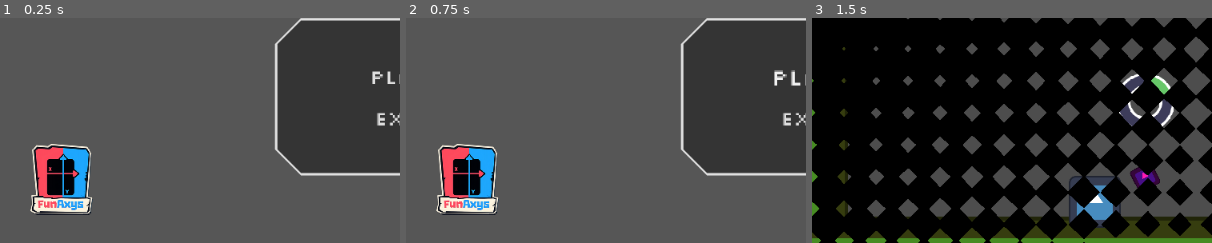
Above: before the commit, frames 1-3 (left to right).
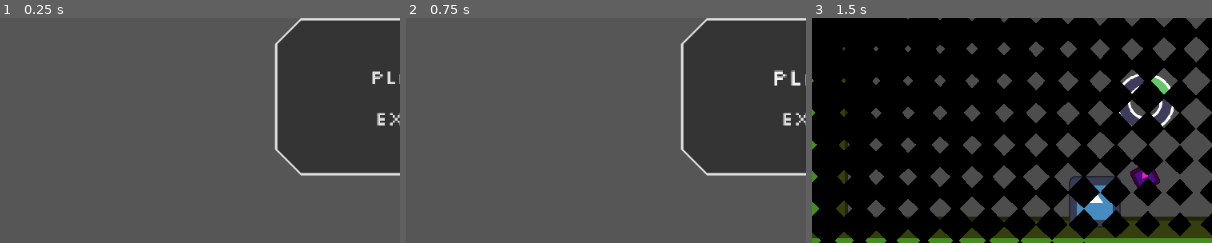
Above: after the commit, the same moments.

Repository: Juawo/hammer-game
Game: Godot game, scene res://scenes/Ui/main_menu.tscn
The game is run twice, just before and just after one commit, with the same random seed, the same clock (stepped at 60 frames per second) and the same inputs. The engine's default icon, where the game draws it, is replaced by a stand-in: a white triangle on a blue panel in a dark square. Sound files missing from this copy of the repository are replaced by a short silence.
Inputs (mouse positions are % of the whole screen's width and height, from its top left):
- Up to frame 1 (0.25 s): no input
- Up to frame 2 (0.75 s): click "PLAY" at 0.5 s
- Up to frame 3 (1.5 s): tap Enter at 1.25 s; move the mouse to (72, 45) at 1.27 s; press the mouse at (72, 45) at 1.28 s; hold D (right) from 1.28 s (still down)
The pictures show only the part of the screen within x 0-50%, y 50-100%; the shares and areas given below are measured in that part.

The runs differ from the first frame. In frame 1, 4.3% of the frame differs, in the area x 7-24%, y 56-88%; in frame 2, 4.3%; in frame 3, nothing differs.

Commit message:
Add sound effects and music to various game elements

Diff:
--- a/scenes/Enemies/enemy_shooter.tscn
+++ b/scenes/Enemies/enemy_shooter.tscn
@@ -3,6 +3,7 @@
 [ext_resource type="Script" uid="uid://bodyyiis5c67k" path="res://scripts/Enemies/enemy_shooter.gd" id="1_4uixn"]
 [ext_resource type="Texture2D" uid="uid://cvcyuf028h1f" path="res://icon.svg" id="2_83hif"]
 [ext_resource type="PackedScene" uid="uid://r04tfpinw5mt" path="res://scenes/hitbox.tscn" id="3_83hif"]
+[ext_resource type="AudioStream" uid="uid://hta2vyj2jwps" path="res://assets/audio/SFX/enemy2_shoot.wav" id="5_75uos"]
 
 [sub_resource type="RectangleShape2D" id="RectangleShape2D_04dxk"]
 size = Vector2(120, 107.19271)
@@ -50,6 +51,10 @@
 shape = SubResource("RectangleShape2D_y00xt")
 debug_color = Color(0.64262533, 0.40566707, 0.85104734, 0.41960785)
 
+[node name="ShootSFX" type="AudioStreamPlayer2D" parent="." unique_id=599855090]
+stream = ExtResource("5_75uos")
+area_mask = 240
+
 [connection signal="timeout" from="shoot_timer" to="." method="_on_shoot_timer_timeout"]
 [connection signal="body_entered" from="shoot_area" to="." method="_on_shoot_area_body_entered"]
 [connection signal="body_exited" from="shoot_area" to="." method="_on_shoot_area_body_exited"]
--- a/scenes/Hammer/hammer_pivot.tscn
+++ b/scenes/Hammer/hammer_pivot.tscn
@@ -4,6 +4,8 @@
 [ext_resource type="Texture2D" uid="uid://cvcyuf028h1f" path="res://icon.svg" id="2_cbcvn"]
 [ext_resource type="Texture2D" uid="uid://nhnoa8xmqvk" path="res://assets/ui/progress.png" id="3_prrad"]
 [ext_resource type="Texture2D" uid="uid://8h0qnb5ryddb" path="res://assets/ui/outline.png" id="4_pkpup"]
+[ext_resource type="AudioStream" uid="uid://bwu2wkb34peod" path="res://assets/audio/SFX/hammer_charging.ogg" id="5_16kqp"]
+[ext_resource type="AudioStream" uid="uid://bo6wccrckgb2i" path="res://assets/audio/SFX/hammer_hit.wav" id="6_2v80n"]
 
 [sub_resource type="RectangleShape2D" id="RectangleShape2D_04dxk"]
 size = Vector2(128.5, 109)
@@ -42,3 +44,12 @@
 shape = SubResource("RectangleShape2D_04dxk")
 
 [node name="RayCast2D" type="RayCast2D" parent="." unique_id=1413554373]
+
+[node name="ChargingSFX" type="AudioStreamPlayer2D" parent="." unique_id=2132341251]
+stream = ExtResource("5_16kqp")
+bus = &"SFX"
+
+[node name="HitSFX" type="AudioStreamPlayer2D" parent="." unique_id=968814493]
+stream = ExtResource("6_2v80n")
+volume_db = -2.499
+bus = &"SFX"
--- a/scenes/Player/player.tscn
+++ b/scenes/Player/player.tscn
@@ -3,6 +3,9 @@
 [ext_resource type="Script" uid="uid://vhf8hmwv80g2" path="res://scripts/Player/player.gd" id="1_1kbk7"]
 [ext_resource type="Texture2D" uid="uid://cvcyuf028h1f" path="res://icon.svg" id="1_cyojo"]
 [ext_resource type="PackedScene" uid="uid://b5jyjscbe2oqg" path="res://scenes/Hammer/hammer_pivot.tscn" id="3_gqjuk"]
+[ext_resource type="AudioStream" uid="uid://djdrp3qdgev27" path="res://assets/audio/SFX/player_jump.wav" id="4_hvfru"]
+[ext_resource type="AudioStream" uid="uid://bn0r8p8wbkmfy" path="res://assets/audio/SFX/player_hurt.mp3" id="4_uiqp4"]
+[ext_resource type="AudioStream" uid="uid://40ckado4qm6h" path="res://assets/audio/SFX/player_death.wav" id="5_hvfru"]
 
 [sub_resource type="CapsuleShape2D" id="CapsuleShape2D_04dxk"]
 radius = 40.0
@@ -38,4 +41,19 @@
 [node name="HammerPivot2" parent="HammerPivot" unique_id=144081329 instance=ExtResource("3_gqjuk")]
 position = Vector2(0, 1)
 
+[node name="JumpSFX" type="AudioStreamPlayer2D" parent="." unique_id=1250624226]
+stream = ExtResource("4_hvfru")
+volume_db = -5.094
+bus = &"SFX"
+
+[node name="HurtSFX" type="AudioStreamPlayer2D" parent="." unique_id=1112979119]
+stream = ExtResource("4_uiqp4")
+volume_db = -10.046
+bus = &"SFX"
+
+[node name="DeathSFX" type="AudioStreamPlayer2D" parent="." unique_id=688386445]
+stream = ExtResource("5_hvfru")
+volume_db = -11.603
+bus = &"SFX"
+
 [connection signal="area_entered" from="hurtbox" to="." method="_on_hurtbox_area_entered"]
--- a/scenes/Ui/finish_game.tscn
+++ b/scenes/Ui/finish_game.tscn
@@ -4,6 +4,7 @@
 [ext_resource type="FontFile" uid="uid://8m5i3kgsh0vv" path="res://assets/ui/fonts/Silkscreen/Silkscreen-Bold.ttf" id="2_nlppt"]
 [ext_resource type="FontFile" uid="uid://brvvr62vlc34w" path="res://assets/ui/fonts/Silkscreen/Silkscreen-Regular.ttf" id="3_b6fli"]
 [ext_resource type="PackedScene" uid="uid://fvsdynmt1ymd" path="res://scenes/Ui/button_option_base.tscn" id="4_b6fli"]
+[ext_resource type="AudioStream" uid="uid://6j0orkyyybjm" path="res://assets/audio/SFX/UI_count.wav" id="5_b5vrx"]
 
 [sub_resource type="StyleBoxFlat" id="StyleBoxFlat_fwrrl"]
 bg_color = Color(0.13812661, 0.13812664, 0.13812658, 1)
@@ -127,4 +128,8 @@
 theme_override_font_sizes/font_size = 13
 text = "Return to Main Menu"
 
+[node name="CountSFX" type="AudioStreamPlayer" parent="." unique_id=1127650802]
+stream = ExtResource("5_b5vrx")
+volume_db = -10.645
+
 [connection signal="pressed" from="VBoxContainer/PanelContainer/MarginContainer/VBoxContainer/return_btn" to="." method="_on_return_btn_pressed"]
--- a/scenes/Ui/main_menu.tscn
+++ b/scenes/Ui/main_menu.tscn
@@ -2,8 +2,8 @@
 
 [ext_resource type="Script" uid="uid://3f7n1vkosrqy" path="res://scripts/Ui/main_menu.gd" id="1_vbbsv"]
 [ext_resource type="FontFile" uid="uid://8m5i3kgsh0vv" path="res://assets/ui/fonts/Silkscreen/Silkscreen-Bold.ttf" id="2_k81t8"]
-[ext_resource type="Texture2D" uid="uid://b0igjpgdbcqib" path="res://assets/ui/new_logo.png" id="2_vbbsv"]
 [ext_resource type="PackedScene" uid="uid://fvsdynmt1ymd" path="res://scenes/Ui/button_option_base.tscn" id="3_y4mj2"]
+[ext_resource type="PackedScene" uid="uid://h5abb7bat8um" path="res://scenes/Ui/logo_button.tscn" id="4_y4mj2"]
 
 [sub_resource type="StyleBoxFlat" id="StyleBoxFlat_vbbsv"]
 bg_color = Color(0.20405525, 0.20405528, 0.20405513, 1)
@@ -92,13 +92,10 @@
 layout_mode = 2
 text = "EXIT"
 
-[node name="logo" type="TextureRect" parent="MarginContainer" unique_id=745135273]
-texture_filter = 1
+[node name="LogoButton" parent="MarginContainer" unique_id=1128953030 instance=ExtResource("4_y4mj2")]
 custom_maximum_size = Vector2(60, 60)
 layout_mode = 2
-size_flags_horizontal = 0
-size_flags_vertical = 8
-texture = ExtResource("2_vbbsv")
+offset_transform_enabled = true
 stretch_mode = 5
 
 [connection signal="pressed" from="MarginContainer/HBoxContainer/VBoxContainer/PanelContainer/MarginContainer/VBoxContainer/play_btn" to="." method="_on_play_btn_pressed"]
--- a/scenes/levels/breakable_wall.tscn
+++ b/scenes/levels/breakable_wall.tscn
@@ -2,6 +2,8 @@
 
 [ext_resource type="Script" uid="uid://b61jbnnbx07vq" path="res://scripts/Levels/breakable_wall.gd" id="1_fgyny"]
 [ext_resource type="Texture2D" uid="uid://cvcyuf028h1f" path="res://icon.svg" id="1_v1n1t"]
+[ext_resource type="AudioStream" uid="uid://v7l1iud2c3ai" path="res://assets/audio/SFX/breakablewall_cracked.wav" id="3_rryx4"]
+[ext_resource type="AudioStream" uid="uid://crr5tcylxr6wb" path="res://assets/audio/SFX/breakablewall_broken.wav" id="4_ty7rr"]
 
 [sub_resource type="RectangleShape2D" id="RectangleShape2D_04dxk"]
 size = Vector2(117, 121)
@@ -29,4 +31,12 @@
 shape = SubResource("RectangleShape2D_5i7ya")
 debug_color = Color(0.7677736, 0.40907738, 0.48687822, 0.41960785)
 
+[node name="CrackedSFX" type="AudioStreamPlayer2D" parent="." unique_id=974617326]
+stream = ExtResource("3_rryx4")
+bus = &"SFX"
+
+[node name="BrokenSFX" type="AudioStreamPlayer2D" parent="." unique_id=199791352]
+stream = ExtResource("4_ty7rr")
+bus = &"SFX"
+
 [connection signal="area_entered" from="Hurtbox" to="." method="_on_hurtbox_area_entered"]
--- a/scripts/Autoloads/game_manager.gd
+++ b/scripts/Autoloads/game_manager.gd
@@ -17,6 +17,10 @@
 func start_new_game() -> void:
 	total_deaths = 0
 	total_time = 0.0
+
+	const GAME_MUSIC = preload("uid://doshqt83p03i2")
+
+	SoundManager.play_music(GAME_MUSIC)
 
 func _on_level_started() -> void:
 	toggle_timer_count()
--- a/scripts/Enemies/enemy_base.gd
+++ b/scripts/Enemies/enemy_base.gd
@@ -36,5 +36,4 @@
 		die()
 
 func die() -> void:
-	# Som de explosão arcade e pontuação
 	queue_free()
--- a/scripts/Enemies/enemy_shooter.gd
+++ b/scripts/Enemies/enemy_shooter.gd
@@ -3,6 +3,7 @@
 @onready var wall_check: RayCast2D = $wall_check
 @onready var sprite_2d: Sprite2D = $sprite
 @onready var shoot_timer: Timer = $shoot_timer
+@onready var shoot_sfx: AudioStreamPlayer2D = $ShootSFX
 
 var direction := 1.0
 var projectile_scene : PackedScene = preload("uid://do7cj3138njd8")
@@ -48,6 +49,8 @@
 	if projectile.has_method("set_direction") :
 		projectile.set_direction(Vector2(shoot_dir, 0))
 
+	shoot_sfx.play()
+
 func _on_shoot_area_body_entered(body: Node2D) -> void:
 	if body.is_in_group("Player") :
 		target_player = body
--- a/scripts/Hammer/hammer_pivot.gd
+++ b/scripts/Hammer/hammer_pivot.gd
@@ -18,6 +18,8 @@
 @onready var hammer_area: Area2D = $hammer_area
 @onready var progress_bar: TextureProgressBar = $sprite/progress_bar
 @onready var ray_cast_2d: RayCast2D = $RayCast2D
+@onready var charging_sfx: AudioStreamPlayer2D = $ChargingSFX
+@onready var hit_sfx: AudioStreamPlayer2D = $HitSFX
 
 var player : CharacterBody2D
 
@@ -55,6 +57,8 @@
 			orbit_speed_modifier = 0.3
 			player.set_hammer_charging(is_charging)
 
+			charging_sfx.play()
+
 			if ui_tween:
 				ui_tween.kill()
 
@@ -69,6 +73,8 @@
 		orbit_speed_modifier = 1
 		player.set_hammer_charging(is_charging)
 
+		charging_sfx.stop()
+
 		if ui_tween:
 			ui_tween.kill()
 
@@ -82,7 +88,6 @@
 
 func execute_strike() -> void:
 	var charge_ratio = current_charge / MAX_CHARGE_TIME
-	print(charge_ratio)
 	if charge_ratio < MIN_CHARGE_TIME: return
 
 	var hit_something := false
@@ -96,6 +101,9 @@
 				body.take_damage(damage)
 
 	if hit_something:
+		hit_sfx.pitch_scale = randf_range(0.8, 1.2)
+		hit_sfx.play()
+
 		var strike_direction := Vector2.RIGHT.rotated(rotation)
 		var knockback_direction := -strike_direction
 		var applied_force = MAX_KNOCKBACK_FORCE * charge_ratio
--- a/scripts/Levels/breakable_wall.gd
+++ b/scripts/Levels/breakable_wall.gd
@@ -9,6 +9,8 @@
 
 @onready var sprite_2d: Sprite2D = $Sprite2D
 @onready var hurtbox: Area2D = $Hurtbox
+@onready var broken_sfx: AudioStreamPlayer2D = $BrokenSFX
+@onready var cracked_sfx: AudioStreamPlayer2D = $CrackedSFX
 
 func _ready() -> void:
 	current_health = max_health
@@ -25,7 +27,7 @@
 	if is_locked :
 		is_locked = false
 		wall_cracked.emit()
-		#add animations/juice here
+		cracked_sfx.play()
 		var tween = create_tween().tween_property(self, "scale", Vector2(1.2,1.2), 1.67)
 		tween.set_ease(Tween.EASE_IN).set_trans(Tween.TRANS_ELASTIC)
 		await tween.finished
@@ -36,5 +38,8 @@
 	current_health -= amount
 	if current_health <= 0 :
 		wall_destroyed.emit()
-		#add animations/juice here
+		broken_sfx.play()
+		var tween = create_tween().tween_property(self, "scale", Vector2(0,0), 0.8)
+		tween.set_ease(Tween.EASE_IN_OUT).set_trans(Tween.TRANS_ELASTIC)
+		await tween.finished
 		queue_free()
--- a/scripts/Levels/level_base.gd
+++ b/scripts/Levels/level_base.gd
@@ -6,6 +6,7 @@
 
 @export var max_enemies_allowed := 10
 @export var next_level : PackedScene
+
 
 var current_enemies := 0
 var is_escaping := false
--- a/scripts/Player/player.gd
+++ b/scripts/Player/player.gd
@@ -12,6 +12,10 @@
 
 @onready var collision_shape: CollisionShape2D = $CollisionShape2D
 @onready var sprite_2d: Sprite2D = $Sprite2D
+
+@onready var jump_sfx: AudioStreamPlayer2D = $JumpSFX
+@onready var hurt_sfx: AudioStreamPlayer2D = $HurtSFX
+@onready var death_sfx: AudioStreamPlayer2D = $DeathSFX
 
 var max_health = 3
 var current_health := 3
@@ -31,6 +35,8 @@
 	# Handle jump.
 	if Input.is_action_just_pressed("jump") and is_on_floor():
 		velocity.y = (JUMP_VELOCITY * jump_modifier)
+		jump_sfx.pitch_scale = randf_range(0.9, 2.1)
+		jump_sfx.play()
 
 	var direction := Input.get_axis("left", "right")
 	if direction:
@@ -72,6 +78,8 @@
 	if current_health <= 0 :
 		die()
 	else :
+		hurt_sfx.pitch_scale = randf_range(0.9, 1.1)
+		hurt_sfx.play()
 		trigger_invulnerability(INVULNERABILITY_TIME)
 
 func trigger_invulnerability(duration: float) -> void:
@@ -90,10 +98,10 @@
 	is_invulnerable = false
 
 func die() -> void :
-	# TODO : Add visuals
 	if is_dead :
 		return
 	is_dead = true
+	death_sfx.play()
 	await die_animation()
 	GameManager.register_death()
 
--- a/scripts/Ui/button_option_base.gd
+++ b/scripts/Ui/button_option_base.gd
@@ -1,17 +1,20 @@
 extends Button
 
 var tween: Tween
+const UI_HOVER = preload("uid://yymimu4x17fn")
 
 func _ready() -> void:
 	mouse_entered.connect(_on_hover)
 	mouse_exited.connect(_on_exit)
-	focus_entered.connect(_on_hover) # Para navegação por teclado
+	focus_entered.connect(_on_hover)
 	focus_exited.connect(_on_exit)
 
 func _on_hover() -> void:
 	pivot_offset = size / 2.0
 	if tween: tween.kill()
 	tween = create_tween().set_parallel(true).set_trans(Tween.TRANS_BACK).set_ease(Tween.EASE_OUT)
+
+	SoundManager.play_sfx(UI_HOVER, 0.3)
 
 	# Cresce o botão
 	tween.tween_property(self, "scale", Vector2(1.15, 1.15), 0.2)
--- a/scripts/Ui/finish_game.gd
+++ b/scripts/Ui/finish_game.gd
@@ -2,10 +2,14 @@
 
 @onready var deaths_count: Label = $VBoxContainer/PanelContainer/MarginContainer/VBoxContainer/deaths/deaths_count
 @onready var time_count: Label = $VBoxContainer/PanelContainer/MarginContainer/VBoxContainer/time/time_count
+const UI_CLICK = preload("uid://bamv7qaitt0vj")
+const MUSIC_2 = preload("res://assets/audio/Music/finish-game-music.ogg")
 
 var main_menu_scene := "res://scenes/Ui/main_menu.tscn"
+@onready var count_sfx: AudioStreamPlayer = $CountSFX
 
 func _ready() -> void:
+	SoundManager.play_music(MUSIC_2)
 	deaths_count.text = "0x"
 	time_count.text = "00:00:00"
 	animate_results(GameManager.total_deaths, GameManager.total_time)
@@ -21,6 +25,8 @@
 
 func _update_death_text(value: int) -> void:
 	deaths_count.text = str(value) + "x"
+	count_sfx.pitch_scale = randf_range(0.7, 1.2)
+	count_sfx.play()
 
 func _update_time_text(value: float) -> void:
 	# Reutiliza a função de formatação do seu GameManager
@@ -30,4 +36,5 @@
 	time_count.text = "%02d:%02d:%02d" % [minutes, seconds, milliseconds]
 
 func _on_return_btn_pressed() -> void:
+	SoundManager.play_sfx(UI_CLICK, 0.1)
 	TransitionManager.transition_to_file(main_menu_scene)
--- a/scripts/Ui/main_menu.gd
+++ b/scripts/Ui/main_menu.gd
@@ -1,12 +1,20 @@
 extends Control
 
 var first_level :=  "res://scenes/levels/level_base.tscn"
+const MUSIC_1 = preload("res://assets/audio/Music/main-menu-music.ogg")
+const UI_CLICK = preload("uid://bamv7qaitt0vj")
 
+func _ready() -> void:
+	SoundManager.play_music(MUSIC_1)
 
 func _on_play_btn_pressed() -> void:
-	# add transition here
 	GameManager.start_new_game()
+	SoundManager.play_sfx(UI_CLICK, 0.1)
+
 	TransitionManager.transition_to_file(first_level)
 
 func _on_exit_btn_pressed() -> void:
 	get_tree().quit()
+
+func _on_logo_pressed() -> void:
+	OS.shell_open("https://www.instagram.com/funaxys/")
--- a/scripts/Ui/pause_menu.gd
+++ b/scripts/Ui/pause_menu.gd
@@ -3,6 +3,7 @@
 var main_menu_scene := "res://scenes/Ui/main_menu.tscn"
 @onready var main_container: MarginContainer = $MarginContainer
 @onready var bg: ColorRect = $background
+const UI_CLICK = preload("uid://bamv7qaitt0vj")
 
 func show_pause_menu() -> void:
 	show()
@@ -25,11 +26,13 @@
 	hide()
 
 func _on_back_btn_pressed() -> void:
+	SoundManager.play_sfx(UI_CLICK, 0.1)
 	GameManager.toggle_pause()
 
 func _on_return_btn_pressed() -> void:
 	get_tree().paused = false
 	GameManager.is_in_game = false
+	SoundManager.play_sfx(UI_CLICK, 0.1)
 
 	hide_pause_menu()
 	TransitionManager.transition_to_file(main_menu_scene)
